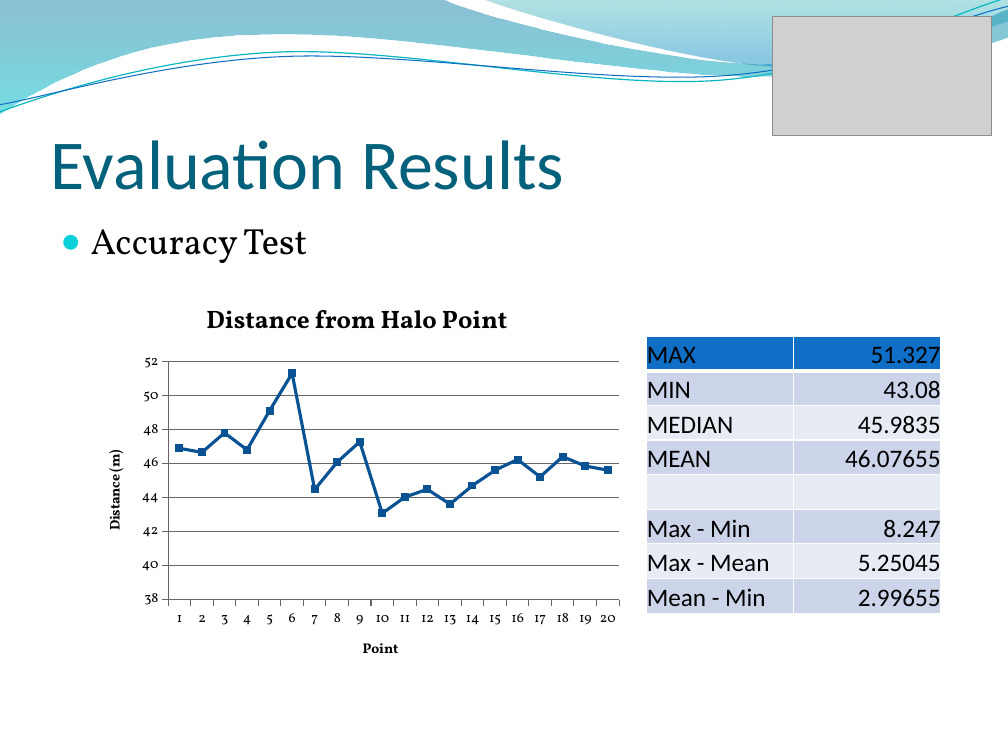
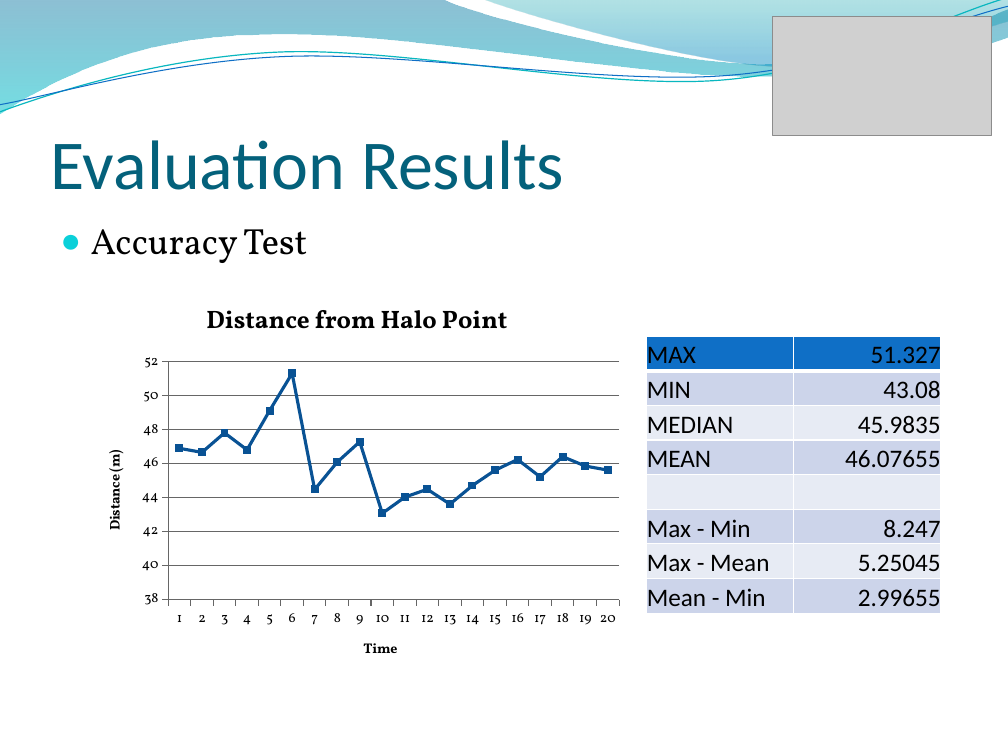
Before and after one commit to tasbal/cpsc483, a slide deck: slide 21 of MISC/Final Presentation.pptx. Drawn at 1008x756 pixels with LibreOffice and Linux fonts; fonts in the diff are those of the drawing; grey boxes stand for pictures; background and template pictures are left out. Boxes give left, top, right and bottom in pixels: in the first picture for what was removed or moved away, otherwise in the second. Text is boxed around its words. In the diff, an @@ line names an element or a change of style, - is before the commit and + after.

```diff
--- a/MISC/Final Presentation.pptx
+++ b/MISC/Final Presentation.pptx
@@ line chart at (84, 285, 630, 680) @@
@@ category axis title "Point" to "Time" @@
```
Also in this commit, not shown: 1 other slide changed.
